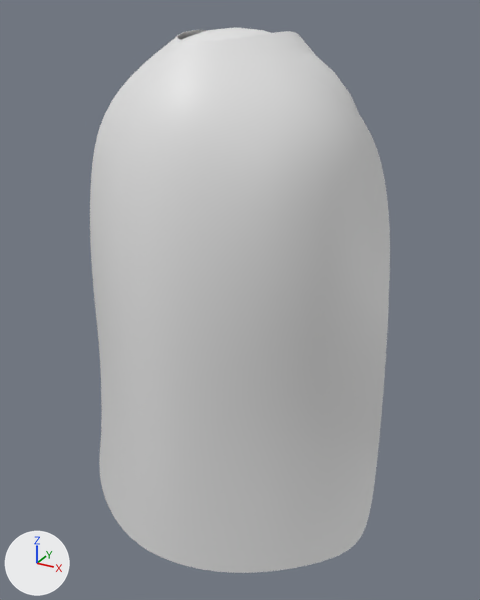
One commit to the Blender file TopDownGaem/res/entity/player/player.blend: the scene before it, then after it.
The view is the same before and after, from a camera (50 mm lens) standing at (1.24, -2.22, 2.06) and looking at (0.04, -0.05, 0.98). Every picture has the same lights, and +X, +Y and +Z are marked at lower left.

Objects in the first picture: 'Cape', 'Cylinder'.
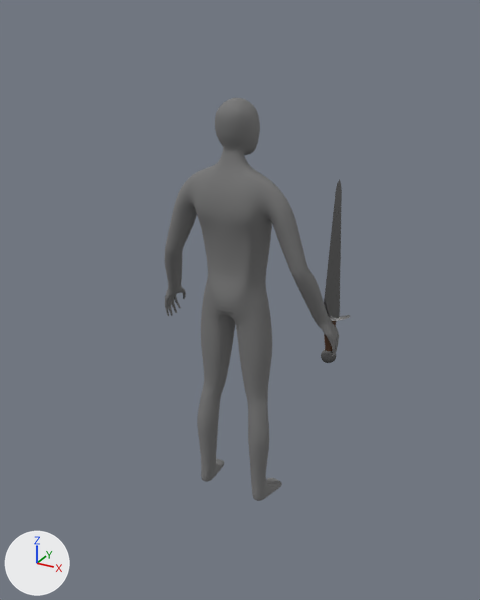
The change in detail:
Picture 'short_sword_metallic-shortsword_roughness' (img_short_sword_metallic_shortsword_roughness) is new.
Picture 'shortsword' (img_shortsword) is new.
Material 'Material.001' (mat_material_001) is new.
Uses the picture img_short_sword_metallic_shortsword_roughness.
Uses the picture img_shortsword.
Material 'Material.002' (mat_material_002) is new.
Its base color is (0.194, 0.194, 0.194) (grey #7a7a7a).
Its roughness is 1.0.
me_cylinder is used by ob_cylinder; location (0.0, 0.0, 0.0).
me_cylinder had 514 vertices, 546 faces and spanned x -0.5..0.5, y -0.5..0.5, z 0.0..2.0.
me_cylinder now has 1084 vertices, 1596 faces and spans x -0.08..0.08, y -0.01..0.01, z -0.13..0.65.
me_cylinder part 1: 514 vertices removed from x -0.5..0.5, y -0.5..0.5, z 0.0..2.0; 1084 vertices added at x -0.08..0.08, y -0.01..0.01, z -0.13..0.65.
me_cylinder part 2: the surface is now shaded flat.
me_cylinder now uses material mat_material_001.
Mesh me_cube is new.
It has 569 vertices, 548 faces and spans x 0.0..0.42, y -0.16..0.12, z 0.0..1.76.
It uses material mat_material_002 (grey #7a7a7a).
Object 'Cylinder' (ob_cylinder) moves from (0.0, 0.0, 0.0) to (0.381, 0.106, 0.833).
Object 'Cylinder' (ob_cylinder) turns from (0, 0, 0) to (0, 0, 29) degrees about x, y and z.
Object 'Cape' (ob_cape) is deleted.
Object 'Cube' (ob_cube) is new; it shows me_cube.
Its location is (0.0, 0.0, 0.0).
Its rotation in degrees is (0, 0, -180).
It gains a MIRROR modifier named 'Mirror'.
Modifier setting: use_clip = True.
It gains a SUBSURF modifier named 'Subdivision'.

Changed parts and their boxes (x1, y1, x2, y2) in the pictures (480 x 600 px):
'Cape', deleted: before (90, 30, 390, 573)
'Cube', added: after (165, 98, 339, 501)
'Cylinder', reshaped, moved, turned: before (181, 27, 361, 123); after (321, 179, 351, 363)
part 1 of me_cylinder, built on: before (181, 27, 361, 123); after (321, 179, 351, 363)
